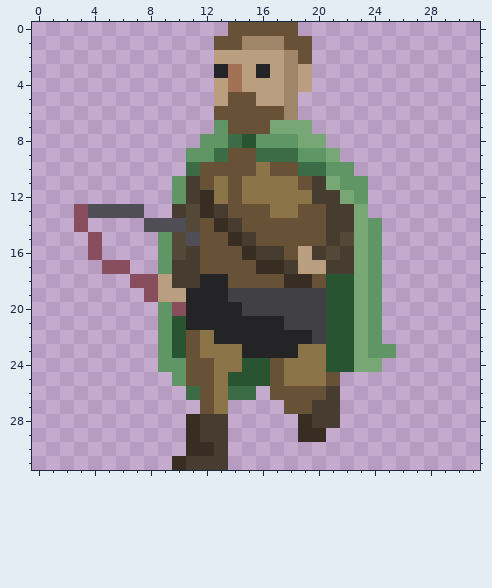
Pixel-art sprite, stored at images/rg_lt_3.png. Above, as it was before the edit.
The file is 32x32 pixels.
And afterwards:
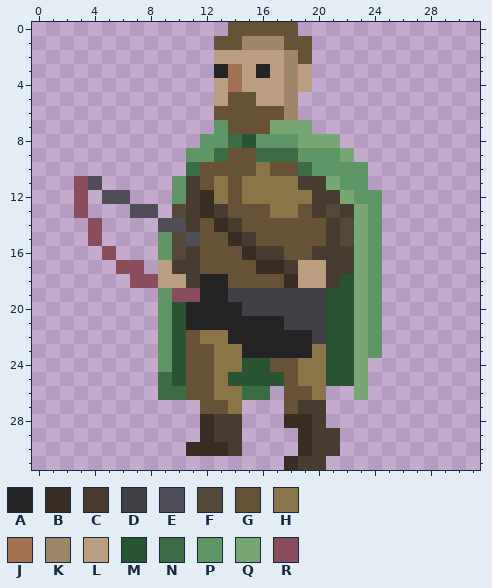
Palette (. is transparent): A #242326  B #372d22  C #463c30  D #414044  E #4f4d56  F #544839  G #675238  H #8c7449  J #a27153  K #9f8668  L #b99e80  M #295432  N #3c6c46  P #609566  Q #77a775  R #884e5d
Change:
@@ x 0..31 @@
  7 .............PGGGQQQ............
- 8 ............PPNMPPPQQ...........
- 9 ...........PPNGGNNNPPQ..........
-10 ...........NGGGGHGGNNPP.........
-11 ..........PCGHGHHHHGCQPP........
-12 ..........PCBHGHHHHHCCQP........
-13 ...REEEE..CFBCGGGHHGGCCQ........
-14 ...R....EEEFGBCGGGGGGCCQP.......
+ 8 ............PPNMPPPQQQ..........
+ 9 ...........PPNGGNNNPPPQ.........
+10 ...........NGGGGHGGNPPPP........
+11 ...RE.....PCGHGHHHHCCQPP........
+12 ...R.EE...PCBHGHHHHHCCQPP.......
+13 ...R...EE.FCBCGGGHHGCFCQP.......
+14 ....R....EECGBCGGGGGGCFQP.......
 15 ....R....PFEGGBCGGGGGCFQP.......
-16 ....R....PFCGGGBCCGLCFCQP.......
-17 .....RR..PCCGGGGBBCLLCCQP.......
-18 .......RRLCCAAGGGGBBGMMQP.......
-19 ........RLLAAADDDDDDDMMQP.......
-20 .........PRAAAADDDDDDMMQP.......
+16 .....R...PFCGGGBCCGGCCCQP.......
+17 ......RR.LCCGGGGBBCLLCCQP.......
+18 .......RRLLCAAGGGGBLLCMQP.......
+19 .........PRRAADDDDDDDMMQP.......
+20 .........PMAAAADDDDDDMMQP.......
 21 .........PMAAAAAAADDDMMQP.......
-22 .........PMGHAAAAAAADMMQP.......
-23 .........PMGHHHAAAAHHMMQPP......
-24 .........PPGGHHMMGHHHMMQQ.......
-25 ..........PGGHMMMGHHHG..........
-26 ...........NGHNN.GGGGC..........
-27 ............GH....GGCC..........
-28 ...........BCC.....BCC..........
-29 ...........BCC.....BB...........
-30 ...........BBC..................
-31 ..........BCCC..................
+22 .........PMGHHAAAAAADMMQP.......
+23 .........PMGGHHAAAAAHMMQP.......
+24 .........PMGGHHMMGGHHMMQ........
+25 .........NMGGHMMMMGHHMMQ........
+26 .........NNGGHHNN.GGH..Q........
+27 ............GGH...GCC...........
+28 ............BCC...BBC...........
+29 ............BCC....BCC..........
+30 ...........BBBC....BCC..........
+31 ..................BCC...........
Where, in picture pixels (left, top, right, bottom), the same in both pictures:
changed: (74, 134, 396, 470)
